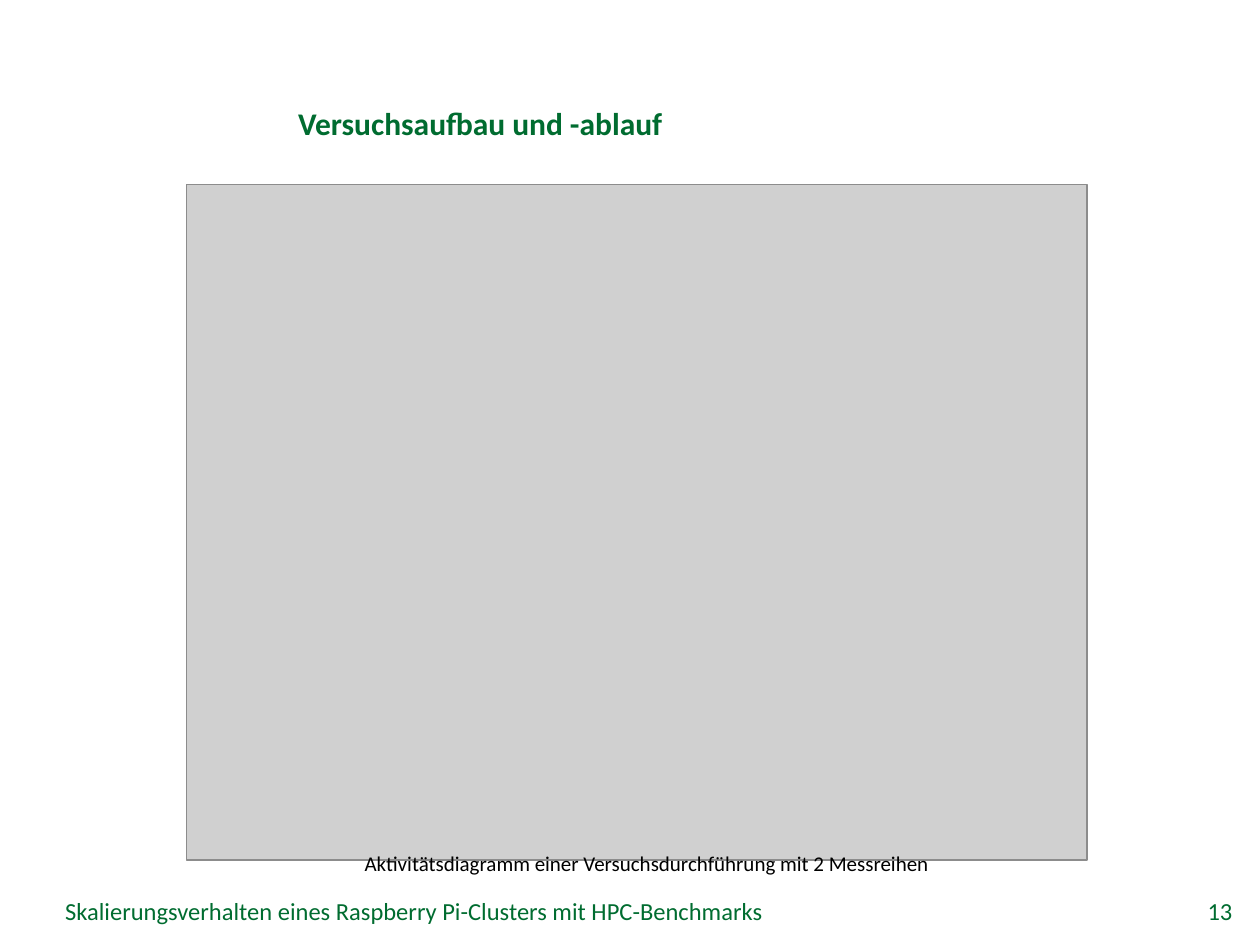
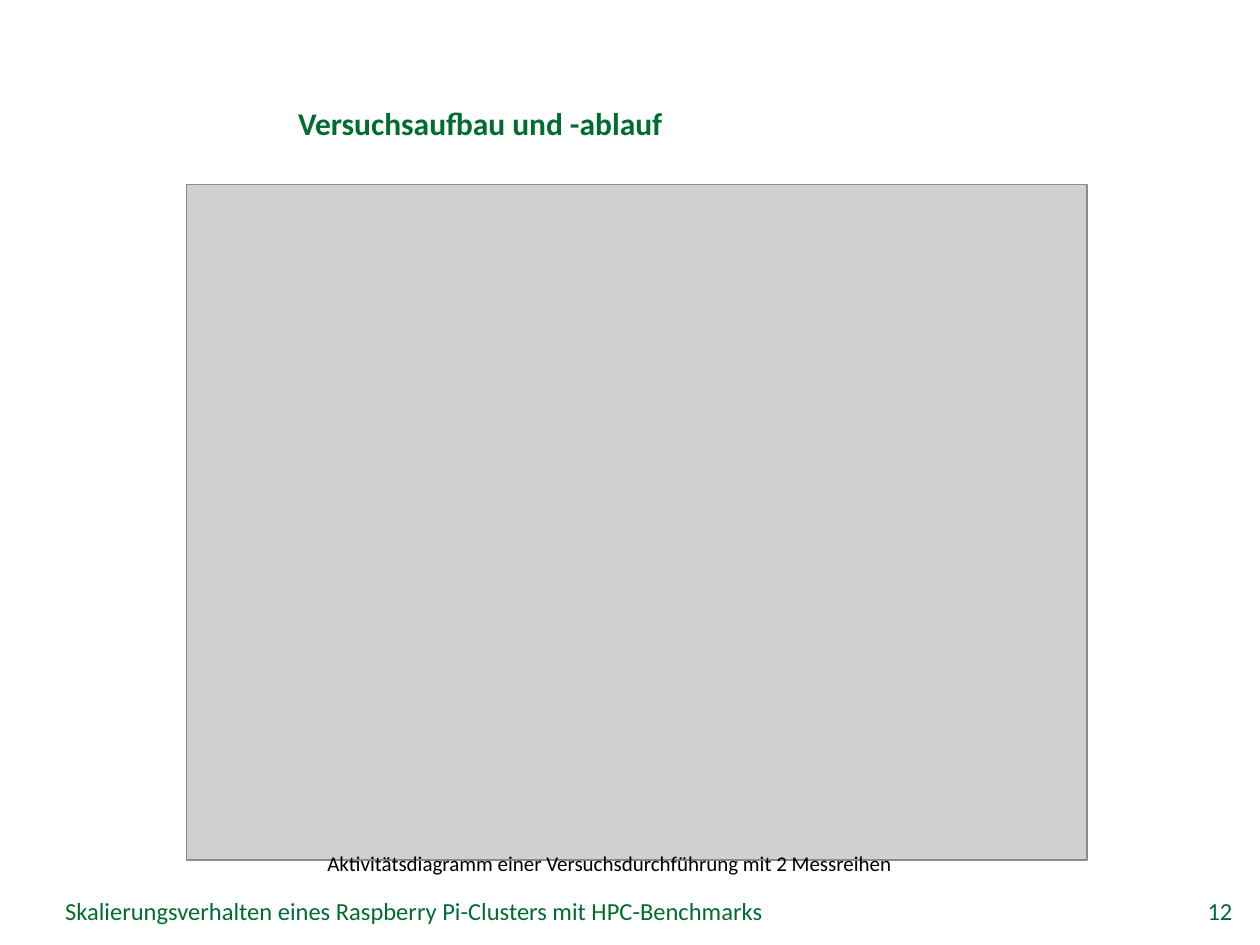
Before and after one commit to missgreenwood/bachelor-arbeit, a slide deck: slide 12 of Disputation/grei14.pptx (slide 13 before the commit). Drawn at 1260x945 pixels with LibreOffice and Linux fonts; fonts in the diff are those of the drawing; grey boxes stand for pictures; background and template pictures are left out. Boxes give left, top, right and bottom in pixels: in the first picture for what was removed or moved away, otherwise in the second. Text is boxed around its words. In the diff, an @@ line names an element or a change of style, - is before the commit and + after.

```diff
--- a/Disputation/grei14.pptx
+++ b/Disputation/grei14.pptx
@@ text "Aktivitätsdiagramm einer Versuchsdurchführung mit 2 ...": place and size @@
-text "Aktivitätsdiagramm einer Versuchsdurchführung mit 2 ..." at <box>365,854,928,878</box>
+text "Aktivitätsdiagramm einer Versuchsdurchführung mit 2 ..." at <box>327,854,891,878</box>
@@ page number at <box>1208,904,1233,920</box>: text changed @@
-13
+12
```
Also in this commit, not shown: 9 other slides changed, 1 other file.
